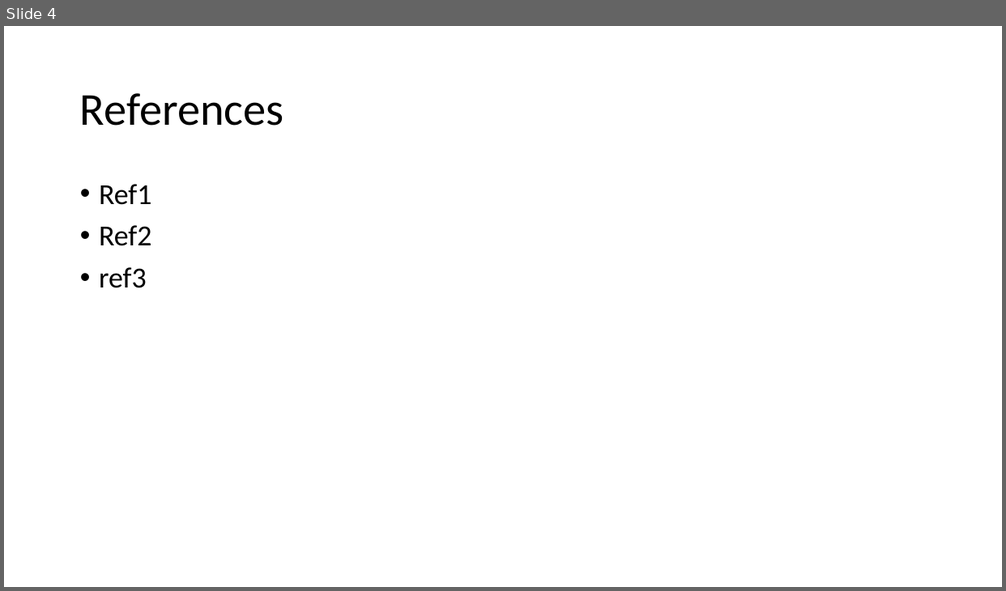
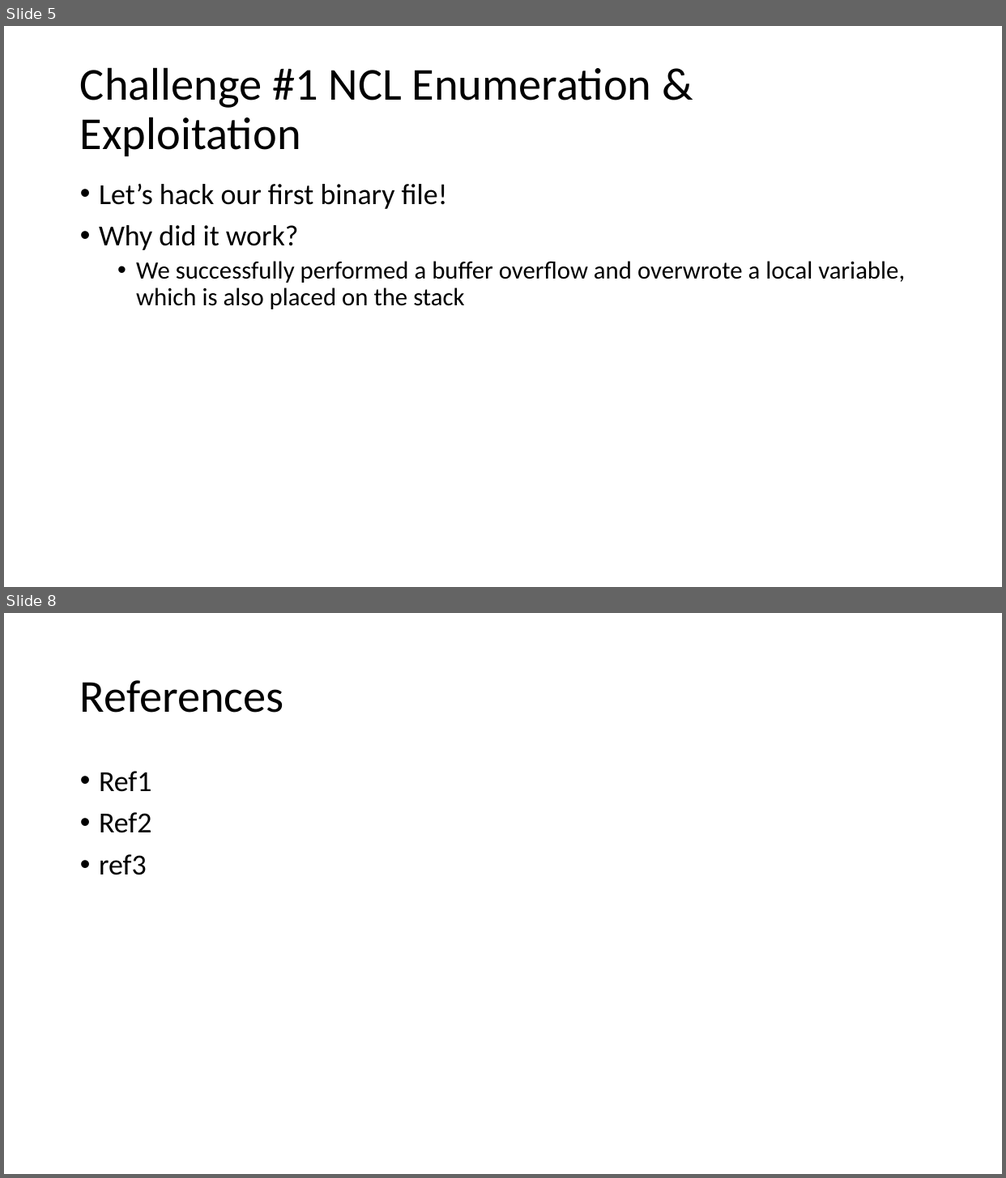
Before and after one commit to jacobchlebowski/cyber-outreach, a slide deck: wicys_binary_exploitation_presentation/buffer-overflow-presentation.pptx. Shown one above the other, each under a label of ours: slide 4 before the commit, slides 5 and 8 after it; the slides between them are not shown. The pictures are 1006x591 and 1006x1178 pixels, drawn with LibreOffice and Linux fonts; fonts in the diff are those of the drawing. Boxes give left, top, right and bottom in pixels: in the first picture for what was removed or moved away, otherwise in the second. Text is boxed around its words. In the diff, an @@ line names an element or a change of style, - is before the commit and + after.

```diff
--- a/wicys_binary_exploitation_presentation/buffer-overflow-presentation.pptx
+++ b/wicys_binary_exploitation_presentation/buffer-overflow-presentation.pptx
@@ slide 5 added at box(4, 26, 1002, 587), background #FFFFFF @@
@@ title added at box(80, 67, 652, 156), 44 pt, text #000000 @@
+Challenge #1 NCL Enumeration & Exploitation
@@ text added at box(99, 184, 905, 310), 24 pt, text #000000 @@
+• Let’s hack our first binary file!
+• Why did it work?
+  • We successfully performed a buffer overflow and overwrote a local variable, which is also placed on the stack
@@ what was slide 4 is now slide 8 @@
```
Also in this commit, not shown: 1 slide changed, 5 other slides added, 2 slides removed, 5 other files.
